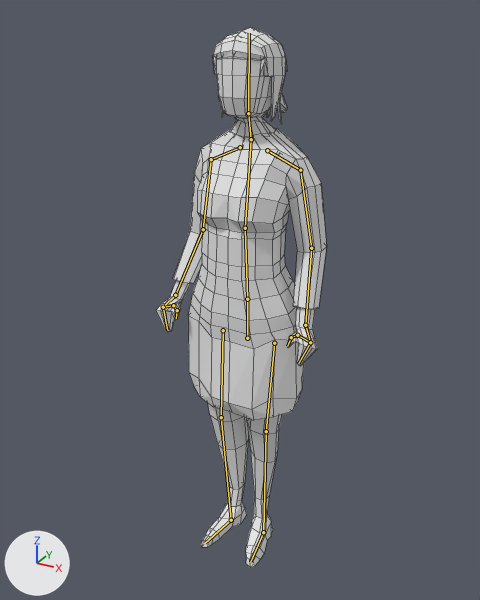
One commit to the Blender file Models/Characters/Female Adult/Player/Player_New_Textured.blend: the scene before it, then after it.
One viewpoint serves both versions: a camera (50 mm lens) standing at (0.845, -1.585, 1.655) and looking at (0.037, -0.115, 0.92). Arrows for +X, +Y and +Z are at lower left; the lights stay in place. The bones that bend it are drawn over the model as lines. Mesh edges are drawn as thin lines.

Names of what the first picture shows: 'PlayerMesh'.
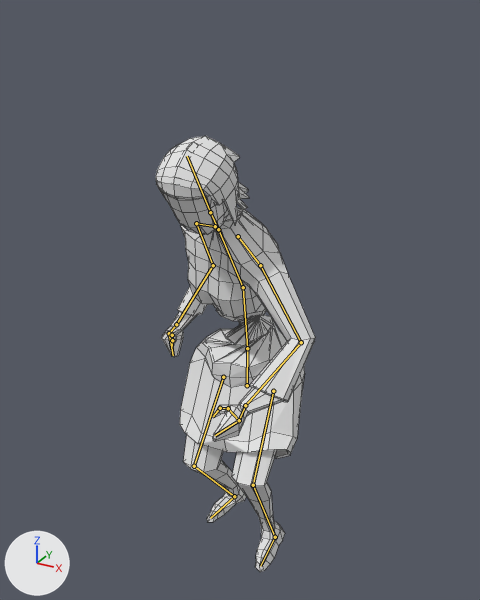
The newer file adds an action. The first version stands in its rest pose; the second is drawn at frame 20 of the action 'Player_TakeChildHand'.

Where the change shows, as pixel boxes [x1, y1, x2, y2] in the pictures (480 x 600 px):
'PlayerMesh', posed (7% narrower, 19% shorter)
    before: [156, 27, 327, 568]
    after: [156, 136, 315, 572]
bone 'Spine', root to tip
    before: (247, 299) to (245, 228)
    after: (247, 348) to (243, 287)
bone 'Chest', root to tip
    before: (245, 228) to (251, 139)
    after: (243, 287) to (218, 229)
bone 'Neck', root to tip
    before: (251, 139) to (248, 113)
    after: (218, 229) to (210, 212)
bone 'Head', root to tip
    before: (248, 113) to (249, 33)
    after: (210, 212) to (187, 156)
bone 'Shoulder.L', root to tip
    before: (267, 150) to (300, 170)
    after: (238, 236) to (260, 265)
bone 'Hand2.L', root to tip
    before: (310, 342) to (298, 363)
    after: (239, 420) to (215, 435)
bone 'Thumb.L', root to tip
    before: (310, 342) to (297, 335)
    after: (239, 420) to (228, 408)
bone 'Thumb02.L', root to tip
    before: (291, 337) to (287, 346)
    after: (220, 408) to (213, 416)

What the commit changed:
Bone 'HipsControl' (bone_hipscontrol) moves from (0.0, 0.0, 0.0) to (0.0, 0.165, 0.0).
Bone 'Spine' (bone_spine) turns from (0, 0, 0) to (-7, 0, 2) degrees about its own x, y and z.
Bone 'Chest' (bone_chest) turns from (0, 0, 0) to (40, -12, -9) degrees about its own x, y and z.
Bone 'Neck' (bone_neck) turns from (0, 0, 0) to (-26, -1, 3) degrees about its own x, y and z.
Bone 'Head' (bone_head) turns from (0, 0, 0) to (9, 0, 0) degrees about its own x, y and z.
Bone 'Shoulder.L' (bone_shoulder_l) turns from (0, 0, 0) to (10, 12, -22) degrees about its own x, y and z.
Bone 'Hand2.L' (bone_hand2_l) turns from (0, 0, 0) to (-8, 8, 24) degrees about its own x, y and z.
Bone 'Thumb.L' (bone_thumb_l) turns from (0, 0, 0) to (-18, 4, -4) degrees about its own x, y and z.
Bone 'Thumb02.L' (bone_thumb02_l) turns from (0, 0, 0) to (-29, 1, -6) degrees about its own x, y and z.
Bone 'Leg.IK.L' (bone_leg_ik_l) moves from (0.0, 0.0, 0.0) to (0.043, -0.009, 0.0).
Bone 'Leg.IK.L' (bone_leg_ik_l) turns from (0, 0, 0) to (0, 0, -3) degrees about its own x, y and z.
Bone 'Hand.Control.L' (bone_hand_control_l) moves from (0.0, 0.0, 0.0) to (0.253, 0.22, 0.116).
Bone 'Hand.Control.L' (bone_hand_control_l) turns from (0, 0, 0) to (27, -20, -49) degrees about its own x, y and z.
Bone 'Leg.IK.R' (bone_leg_ik_r) moves from (0.0, 0.0, 0.0) to (-0.069, 0.1, 0.0).
Bone 'Leg.IK.R' (bone_leg_ik_r) turns from (0, 0, 0) to (0, 0, 1) degrees about its own x, y and z.
Bone 'Hand.Control.R' (bone_hand_control_r) moves from (0.0, 0.0, 0.0) to (0.008, 0.068, -0.075).
Bone 'Hand.Control.R' (bone_hand_control_r) turns from (0, 0, 0) to (-19, 12, -35) degrees about its own x, y and z.
